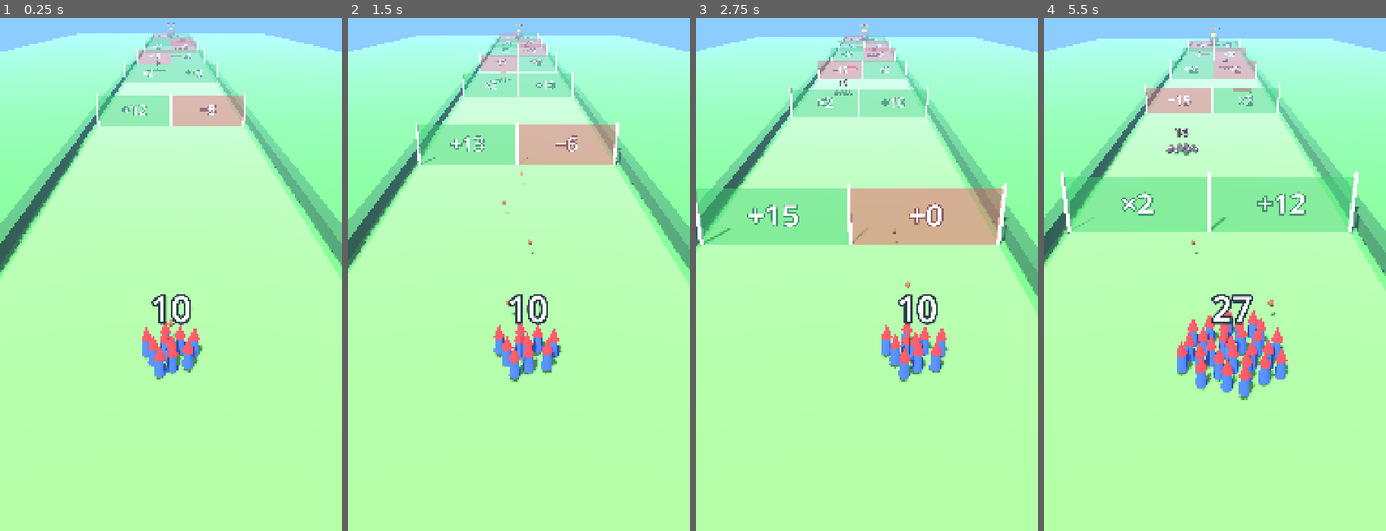
Above: before the commit, frames 1-4 (left to right).
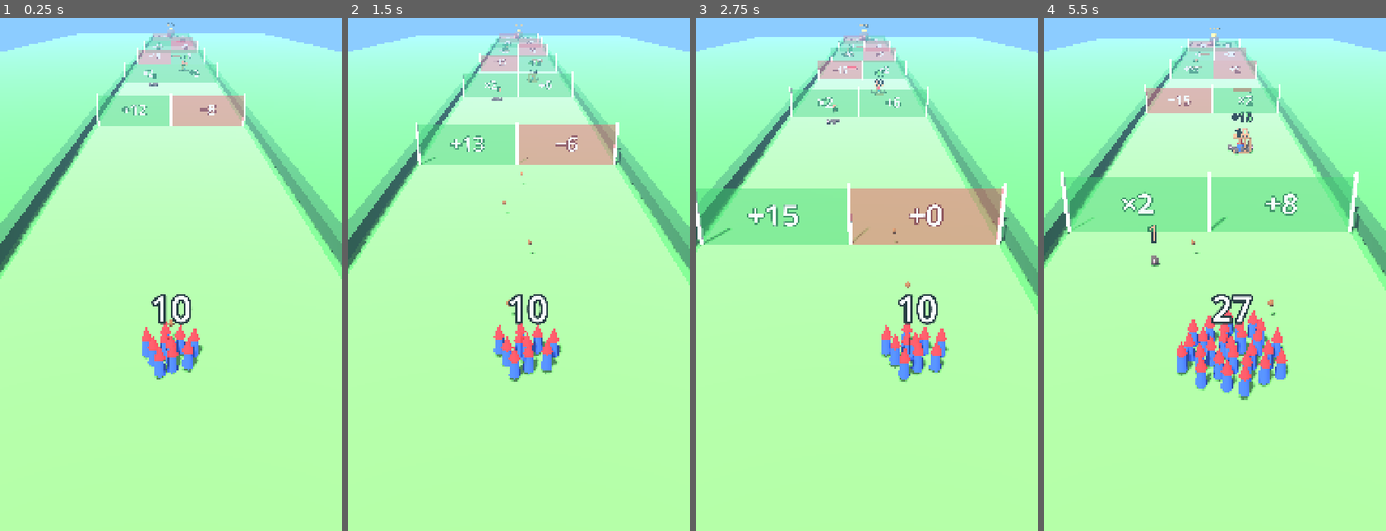
Above: after the commit, the same moments.

Repository: sxvandijk/gnome-rush
Game: Godot game, scene res://game/scenes/run.tscn
Two runs of this game, one before a commit and one after it. Both use one fixed random seed, a clock stepped at 60 frames per second and the inputs below.
Inputs (mouse positions are in pixels of both pictures, inside the frame that each line leads up to):
- Up to frame 1 (0.25 s): no input
- Up to frame 2 (1.5 s): tap Enter at 0.5 s; move the mouse to (594, 197) at 0.52 s; hold Shift 0.53-1.25 s; click (594, 197) at 0.67 s; drag from (450, 259) to (501, 346) at 1.27 s
- Up to frame 3 (2.75 s): move the mouse to (901, 94) at 2.02 s; tap Ctrl at 2.1 s; click (901, 94) at 2.17 s
- Up to frame 4 (5.5 s): drag from (1197, 346) to (1112, 135) at 2.77 s; move the mouse to (1317, 315) at 3.52 s; tap Alt at 3.6 s; click (1317, 315) at 3.67 s; drag from (1112, 135) to (1163, 74) at 4.27 s; move the mouse to (1232, 228) at 5.02 s; hold Shift from 5.03 s (still down); click (1232, 228) at 5.17 s

The runs differ from the first frame. In frame 1, 0.2% of the frame differs, in the area x 43-60%, y 0-14%; in frame 2, 0.2%; in frame 3, 0.3%; in frame 4, 1.1%, in the area x 30-77%, y 1-49%.

Commit message:
Give moles a purpose: guarded gates, cages and chasers
Dodging moles was always free, so they only ever cost gnomes. Now:
- cage: captive gnomes freed when the moles are beaten and the army
  walks over the cage; passing it loses them
- chase: groups slide sideways towards the army within 20 units
- guarded gates are a placement rule (group just before the better gate)
- moles_defeated counted for coins per mole in M4
- test_001 shows all three; the test pilot now fights when it pays off
  (290 gnomes reach the boss, 211 needed)
- PLAN.md: when each variant appears and how strong it gets

Co-Authored-By: Claude Opus 5.5 <noreply@anthropic.com>

Diff:
--- a/game/logic/army.gd
+++ b/game/logic/army.gd
@@ -27,6 +27,10 @@
 
 func pass_gate_pair(pair: GatePair) -> void:
 	_set_count(pair.apply(count, center_x))
+
+
+func add(n: int) -> void:
+	_set_count(count + n)
 
 
 func remove(n: int) -> void:
--- a/game/logic/mole_group.gd
+++ b/game/logic/mole_group.gd
@@ -1,13 +1,23 @@
 class_name MoleGroup
 extends RefCounted
 ## A group of moles on the lane. If the army touches it, they fight
-## one-for-one; steer around it to dodge.
+## one-for-one; steer around it to dodge. Optional variants:
+## - cage: gnomes held captive; freed when the moles are beaten and the army
+##   walks over the cage.
+## - chase: sideways speed at which the group closes in on the army.
+
+## Size of the cage for pick-up, like an army radius.
+const CAGE_RADIUS := 0.8
 
 var z: float
 var x: float
 var count: int
-## True once the group is beaten or the army has passed it.
+var cage := 0
+var chase := 0.0
+## True once the moles are beaten or the army has passed them.
 var resolved := false
+var cage_opened := false
+var cage_missed := false
 
 
 func _init(p_z: float, p_x: float, p_count: int) -> void:
@@ -17,8 +27,16 @@
 
 
 static func from_dict(data: Dictionary) -> MoleGroup:
-	return new(float(data["z"]), float(data.get("x", 0.0)), int(data["count"]))
+	var group := new(float(data["z"]), float(data.get("x", 0.0)), int(data["count"]))
+	group.cage = int(data.get("cage", 0))
+	group.chase = float(data.get("chase", 0.0))
+	return group
 
 
 func radius() -> float:
 	return Army.radius_for(count)
+
+
+## True while a freed cage is still waiting to be picked up.
+func cage_waiting() -> bool:
+	return cage > 0 and count <= 0 and not cage_opened and not cage_missed
--- a/game/logic/run_state.gd
+++ b/game/logic/run_state.gd
@@ -7,6 +7,7 @@
 signal pair_passed(pair: GatePair, gate: Gate)
 signal gate_hit(pair: GatePair, gate: Gate)
 signal fight_started(group: MoleGroup)
+signal cage_opened(group: MoleGroup)
 signal boss_reached
 
 const STEP := 1.0 / 60.0
@@ -19,6 +20,8 @@
 ## The army keeps running at this fraction of its speed while it fights a
 ## mole group, pushing the moles ahead instead of stopping dead.
 const MOLE_FIGHT_SPEED := 0.5
+## Chasing moles start closing in when the army is this close.
+const CHASE_RANGE := 20.0
 const MOWER_INTERVAL := 0.045
 const EPSILON := 1e-6
 
@@ -34,6 +37,7 @@
 var fire_rate := 5.0
 var acorns := PackedVector2Array()
 var shots_fired := 0
+var moles_defeated := 0
 var fighting: MoleGroup = null
 var at_boss := false
 
@@ -87,6 +91,7 @@
 func _step(dt: float) -> void:
 	time += dt
 	army.set_center_x(lerpf(army.center_x, target_x, minf(1.0, dt * STEER_RATE)))
+	_chase(dt)
 	_update_acorns(dt)
 	_fire(dt)
 	if at_boss:
@@ -118,6 +123,7 @@
 			return
 
 	_check_moles()
+	_check_cages()
 	if boss and distance >= stop:
 		at_boss = true
 		boss_reached.emit()
@@ -147,10 +153,37 @@
 	while _fight_accum >= MOLE_INTERVAL - EPSILON and fighting.count > 0 and not army.is_defeated():
 		_fight_accum -= MOLE_INTERVAL
 		fighting.count -= 1
+		moles_defeated += 1
 		army.remove(1)
 	if fighting.count <= 0:
 		fighting.resolved = true
 		fighting = null
+
+
+## A freed cage opens when the army walks over it; passing it loses it.
+func _check_cages() -> void:
+	var r := army.radius()
+	for group in moles:
+		if not group.cage_waiting():
+			continue
+		var reach := r + MoleGroup.CAGE_RADIUS
+		if distance - group.z > reach:
+			group.cage_missed = true
+		elif absf(distance - group.z) < reach and absf(army.center_x - group.x) < reach:
+			group.cage_opened = true
+			army.add(group.cage)
+			cage_opened.emit(group)
+
+
+## Chasing moles slide sideways towards the army once it is in range.
+func _chase(dt: float) -> void:
+	for group in moles:
+		if group.chase <= 0.0 or group.resolved or group == fighting:
+			continue
+		var ahead := group.z - distance
+		if ahead < 0.0 or ahead > CHASE_RANGE:
+			continue
+		group.x = clampf(move_toward(group.x, army.center_x, group.chase * dt), -army.x_limit, army.x_limit)
 
 
 func _fight_boss(dt: float) -> void:
@@ -216,6 +249,7 @@
 			continue
 		if group.z > from and group.z <= to and absf(x - group.x) < group.radius():
 			group.count -= 1
+			moles_defeated += 1
 			if group.count <= 0:
 				group.resolved = true
 				if fighting == group:
--- a/game/scenes/mole_group_view.gd
+++ b/game/scenes/mole_group_view.gd
@@ -1,18 +1,24 @@
 class_name MoleGroupView
 extends Node3D
-## A group of moles in the same sunflower layout as the army.
+## A group of moles in the same sunflower layout as the army, with an
+## optional cage of captive gnomes in the middle. Chasing moles are redder.
+
+const CAGE_SIZE := Vector3(1.1, 1.0, 1.1)
 
 var group: MoleGroup
+var _moles: Node3D
 var _bodies: MultiMeshInstance3D
 var _noses: MultiMeshInstance3D
 var _label: Label3D
-var _shown := -1
+var _cage: Node3D
 var _time := 0.0
 
 
 func setup(p_group: MoleGroup) -> void:
 	group = p_group
 	position = Vector3(group.x, 0, -group.z)
+	_moles = Node3D.new()
+	add_child(_moles)
 	var body := SphereMesh.new()
 	body.radius = 0.17
 	body.height = 0.4
@@ -24,15 +30,18 @@
 	nose.radial_segments = 6
 	nose.rings = 3
 	var capacity := mini(group.count, Army.MAX_VISIBLE)
-	_bodies = Visuals.multimesh(self, body, Color(0.32, 0.24, 0.2), capacity)
-	_noses = Visuals.multimesh(self, nose, Color(1.0, 0.55, 0.65), capacity)
-	_label = Visuals.count_label(self, 1.3, 130)
+	var fur := Color(0.5, 0.2, 0.15) if group.chase > 0.0 else Color(0.32, 0.24, 0.2)
+	_bodies = Visuals.multimesh(_moles, body, fur, capacity)
+	_noses = Visuals.multimesh(_moles, nose, Color(1.0, 0.55, 0.65), capacity)
+	_label = Visuals.count_label(_moles, 1.3, 130)
 	_label.modulate = Color(1.0, 0.75, 0.6)
+	if group.cage > 0:
+		_add_cage()
 
 
 func update_view(delta: float, fighting: bool) -> void:
 	_time += delta
-	position.z = -group.z  # Moles get pushed ahead while fighting
+	position = Vector3(group.x, 0, -group.z)  # Pushed while fighting, sliding when chasing
 	var n := mini(group.count, Army.MAX_VISIBLE)
 	var points := Army.formation(n)
 	for i in n:
@@ -43,4 +52,34 @@
 	_bodies.multimesh.visible_instance_count = n
 	_noses.multimesh.visible_instance_count = n
 	_label.text = str(group.count)
-	visible = group.count > 0
+	_moles.visible = group.count > 0
+	if _cage:
+		_cage.visible = not group.cage_opened
+		if group.cage_waiting():
+			_cage.position.y = absf(sin(_time * 8.0)) * 0.15  # Bounce: come and get us
+
+
+func _add_cage() -> void:
+	_cage = Node3D.new()
+	add_child(_cage)
+	var wood := Color(0.6, 0.4, 0.2)
+	var s := CAGE_SIZE
+	Visuals.box(_cage, Vector3(s.x, 0.1, s.z), wood, Vector3(0, 0.05, 0))
+	Visuals.box(_cage, Vector3(s.x, 0.1, s.z), wood, Vector3(0, s.y, 0))
+	for bx in 4:
+		for side in [-1.0, 1.0]:
+			var x := -s.x * 0.5 + s.x * bx / 3.0
+			Visuals.box(_cage, Vector3(0.06, s.y, 0.06), wood, Vector3(x, s.y * 0.5, side * s.z * 0.5))
+			Visuals.box(_cage, Vector3(0.06, s.y, 0.06), wood, Vector3(side * s.x * 0.5, s.y * 0.5, x))
+	# A few captive gnomes inside
+	for i in 3:
+		var p := Army.formation_point(i) * 0.9
+		Visuals.box(_cage, Vector3(0.22, 0.4, 0.22), Color(0.2, 0.35, 0.85), Vector3(p.x, 0.3, p.y))
+		var hat := CylinderMesh.new()
+		hat.top_radius = 0.0
+		hat.bottom_radius = 0.14
+		hat.height = 0.3
+		Visuals.mesh(_cage, hat, Color(0.9, 0.15, 0.15), Vector3(p.x, 0.65, p.y))
+	var label := Visuals.count_label(_cage, 2.3, 130)
+	label.text = "+%d" % group.cage
+	label.modulate = Color(0.55, 1.0, 0.55)
--- a/levels/test_001.json
+++ b/levels/test_001.json
@@ -6,19 +6,20 @@
   "speed": 9.0,
   "gate_pairs": [
     { "z": 32.0,  "left": { "op": "add", "value": 12 }, "right": { "op": "add", "value": -8 } },
-    { "z": 58.0,  "left": { "op": "mul", "value": 2 },  "right": { "op": "add", "value": 10 } },
+    { "z": 58.0,  "left": { "op": "mul", "value": 2 },  "right": { "op": "add", "value": 6 } },
     { "z": 84.0,  "left": { "op": "add", "value": -15 }, "right": { "op": "mul", "value": 2 } },
     { "z": 110.0, "left": { "op": "add", "value": 20 }, "right": { "op": "div", "value": 2 } },
     { "z": 136.0, "left": { "op": "mul", "value": 3 },  "right": { "op": "add", "value": -20 } },
     { "z": 162.0, "left": { "op": "add", "value": -10 }, "right": { "op": "add", "value": 15 } }
   ],
   "moles": [
-    { "z": 71.0,  "x": -2.0, "count": 14 },
-    { "z": 123.0, "x": 2.0,  "count": 20 }
+    { "z": 55.0,  "x": -2.0, "count": 5 },
+    { "z": 71.0,  "x": 2.0,  "count": 10, "cage": 15 },
+    { "z": 123.0, "x": -3.0, "count": 20, "chase": 1.0 }
   ],
   "mowers": [
     { "z": 97.0,  "speed": 1.35, "phase": 0.0 },
     { "z": 149.0, "speed": 1.45, "phase": 2.0 }
   ],
-  "boss": { "z": 176.0, "hp": 193, "kind": "mole_king" }
+  "boss": { "z": 176.0, "hp": 176, "kind": "mole_king" }
 }
--- a/tests/unit/test_levels.gd
+++ b/tests/unit/test_levels.gd
@@ -8,6 +8,8 @@
 const LEVEL_DIR := "res://levels/"
 const STEP := 1.0 / 60.0
 const MARGIN := 1.2
+## A mole group this close before a gate pair guards that gate.
+const GUARD_DISTANCE := 6.0
 
 
 func test_all_levels_fair_without_shooting() -> void:
@@ -40,8 +42,8 @@
 	return run.army.count
 
 
-## Heads for the better gate of the next pair, unless a mole group comes
-## first: then it steers to the far side of the lane.
+## Deals with whatever comes first: a mole group (fight it when that pays
+## off, otherwise steer to the far side) or a gate pair (take the better one).
 func _pilot_target(run: RunState) -> float:
 	var next_pair: GatePair = null
 	for pair in run.pairs:
@@ -50,13 +52,27 @@
 			break
 	var next_moles: MoleGroup = null
 	for group in run.moles:
-		if not group.resolved:
+		if not group.resolved or group.cage_waiting():
 			next_moles = group
 			break
 	if next_moles and (next_pair == null or next_moles.z < next_pair.z):
+		if next_moles.cage_waiting() or _fight_pays(run.army.count, next_moles, next_pair):
+			return next_moles.x
 		return -signf(next_moles.x) * run.army.x_limit if next_moles.x != 0.0 else run.army.x_limit
 	if next_pair:
 		var left := next_pair.left.apply(run.army.count)
 		var right := next_pair.right.apply(run.army.count)
 		return -3.0 if left > right else 3.0
 	return run.army.center_x
+
+
+func _fight_pays(count: int, group: MoleGroup, next_pair: GatePair) -> bool:
+	if count <= group.count:
+		return false
+	var after_fight := count - group.count + group.cage
+	if next_pair == null or next_pair.z - group.z > GUARD_DISTANCE:
+		return after_fight > count
+	# Guarded gate: compare fighting into the guarded side with dodging to the other
+	var guarded := next_pair.left if group.x < 0.0 else next_pair.right
+	var other := next_pair.right if group.x < 0.0 else next_pair.left
+	return guarded.apply(after_fight) > other.apply(count)
--- a/tests/unit/test_obstacles.gd
+++ b/tests/unit/test_obstacles.gd
@@ -7,6 +7,24 @@
 	assert_eq(group.x, -2.0)
 	assert_eq(group.count, 12)
 	assert_false(group.resolved)
+
+
+func test_mole_group_variants_default_off() -> void:
+	var group := MoleGroup.from_dict({"z": 70.0, "x": -2.0, "count": 12})
+	assert_eq(group.cage, 0)
+	assert_eq(group.chase, 0.0)
+
+
+func test_mole_group_cage_and_chase() -> void:
+	var group := MoleGroup.from_dict({"z": 70.0, "x": -2.0, "count": 12, "cage": 16, "chase": 1.5})
+	assert_eq(group.cage, 16)
+	assert_eq(group.chase, 1.5)
+
+
+func test_army_add() -> void:
+	var army := Army.new(5, 4.3)
+	army.add(7)
+	assert_eq(army.count, 12)
 
 
 func test_mole_group_radius_like_army() -> void:
--- a/tests/unit/test_run_state.gd
+++ b/tests/unit/test_run_state.gd
@@ -216,6 +216,82 @@
 	assert_true(run.army.is_defeated())
 	assert_true(run.is_finished())
 	assert_false(run.is_won())
+
+
+func test_moles_defeated_counted() -> void:
+	var run := _run({"moles": [{"z": 20.0, "x": 0.0, "count": 4}]})
+	_run_to(run, 30.0)
+	assert_eq(run.moles_defeated, 4)
+
+
+# --- Cages -------------------------------------------------------------------
+
+func test_cage_freed_after_beating_moles() -> void:
+	var run := _run({"moles": [{"z": 20.0, "x": 0.0, "count": 10, "cage": 15}], "start_count": 30})
+	watch_signals(run)
+	_run_to(run, 40.0)
+	assert_eq(run.army.count, 30 - 10 + 15)
+	assert_true(run.moles[0].cage_opened)
+	assert_signal_emitted(run, "cage_opened")
+
+
+func test_cage_lost_when_moles_dodged() -> void:
+	var run := _run({"moles": [{"z": 20.0, "x": -4.0, "count": 5, "cage": 15}]})
+	run.set_target_x(4.3)
+	run.army.set_center_x(4.3)
+	_run_to(run, 40.0)
+	assert_eq(run.army.count, 10)
+	assert_false(run.moles[0].cage_opened)
+
+
+func test_cage_after_acorns_needs_walking_over_it() -> void:
+	var level := {"moles": [{"z": 40.0, "x": -3.0, "count": 3, "cage": 6}]}
+	# Shot clear from afar, then walked over: freed
+	var run := _run(level, true)
+	run.set_target_x(-3.0)
+	run.army.set_center_x(-3.0)
+	_run_to(run, 50.0)
+	assert_eq(run.moles[0].count, 0)
+	assert_eq(run.army.count, 16)
+	# Shot clear from afar, then steered away: missed
+	var away := _run(level, true)
+	away.set_target_x(-3.0)
+	away.army.set_center_x(-3.0)
+	away.update(2.0)
+	assert_eq(away.moles[0].count, 0)
+	away.set_target_x(4.3)
+	_run_to(away, 50.0)
+	assert_eq(away.army.count, 10)
+	assert_false(away.moles[0].cage_opened)
+	assert_true(away.moles[0].cage_missed)
+
+
+# --- Chasing moles -----------------------------------------------------------
+
+func test_chasing_moles_move_towards_army() -> void:
+	var run := _run({"moles": [{"z": 25.0, "x": -4.0, "count": 5, "chase": 2.0}]})
+	run.set_target_x(4.0)
+	run.army.set_center_x(4.0)
+	run.update(0.5)  # Still out of range: 25 - 4.5 > CHASE_RANGE
+	assert_eq(run.moles[0].x, -4.0)
+	run.update(0.5)  # In range now
+	assert_gt(run.moles[0].x, -4.0)
+	assert_lte(run.moles[0].x, -4.0 + 2.0 * 0.5 + 0.001)
+
+
+func test_chasing_moles_stay_on_lane() -> void:
+	var run := _run({"moles": [{"z": 15.0, "x": 3.0, "count": 5, "chase": 50.0}]})
+	run.set_target_x(4.3)
+	run.army.set_center_x(4.3)
+	run.update(1.0)
+	assert_lte(run.moles[0].x, 4.3)
+
+
+func test_plain_moles_do_not_move() -> void:
+	var run := _run({"moles": [{"z": 15.0, "x": -3.0, "count": 5}]})
+	run.set_target_x(4.0)
+	run.update(1.0)
+	assert_eq(run.moles[0].x, -3.0)
 
 
 func test_acorn_kills_mole() -> void:
Not shown, changed: PLAN.md
